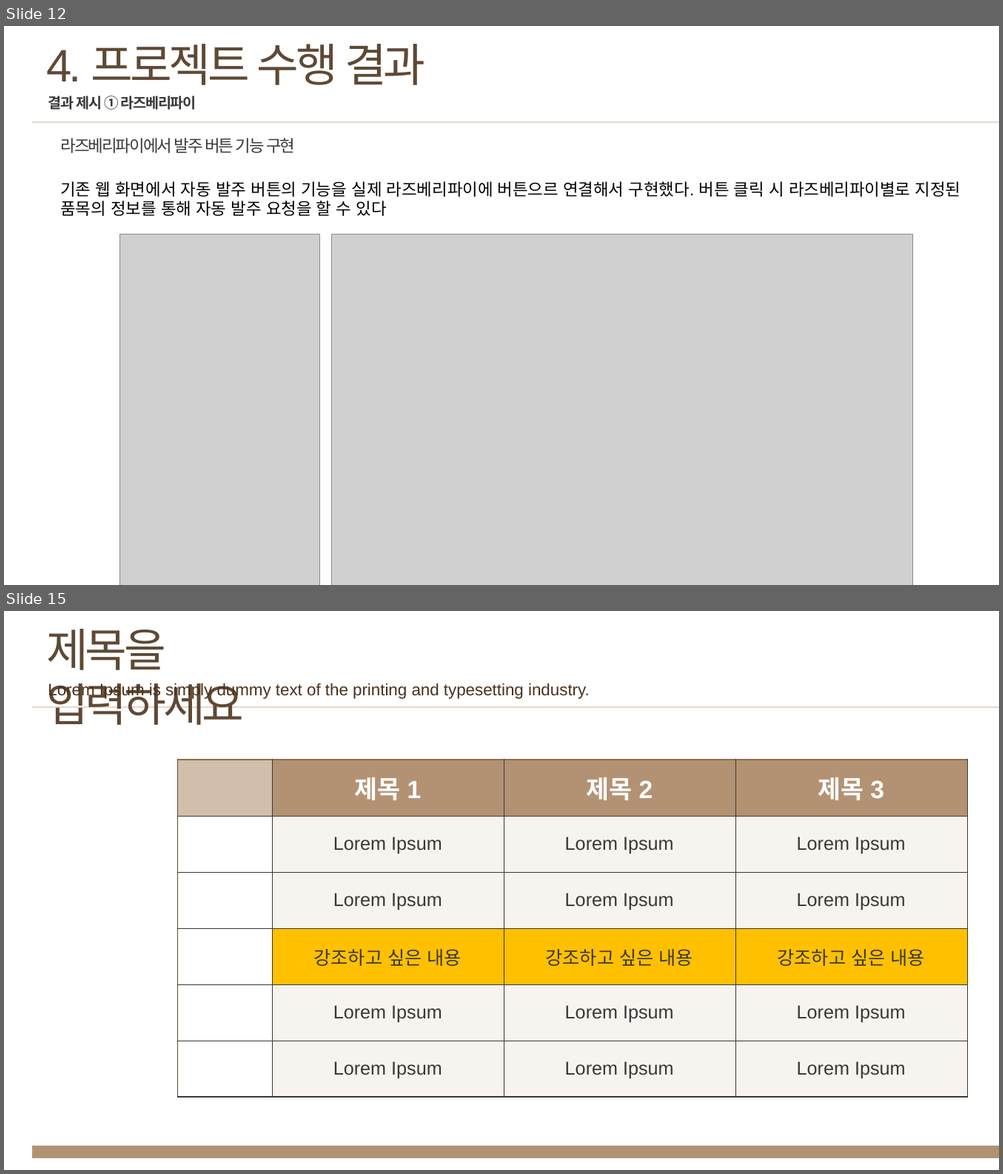
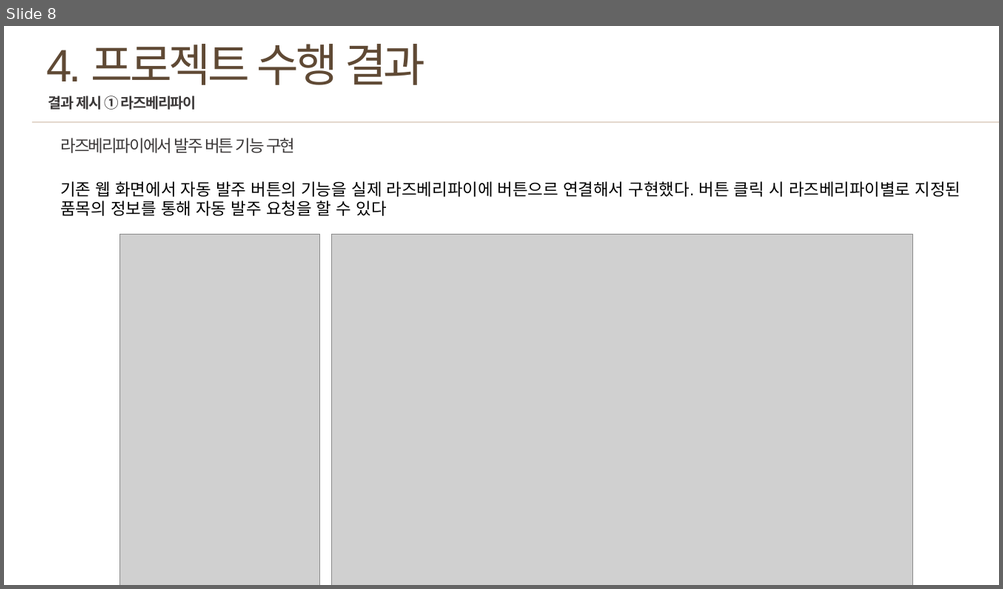
Before and after one commit to Haecms/TEST, a slide deck: 보고서.pptx. Shown one above the other, each under a label of ours: slides 12 and 15 before the commit, slide 8 after it; the slides between them are not shown. The pictures are 1003x1174 and 1003x589 pixels, drawn with LibreOffice and Linux fonts; fonts in the diff are those of the drawing; grey boxes stand for pictures. Boxes give left, top, right and bottom in pixels: in the first picture for what was removed or moved away, otherwise in the second. Text is boxed around its words. In the diff, an @@ line names an element or a change of style, - is before the commit and + after.

```diff
--- a/보고서.pptx
+++ b/보고서.pptx
@@ slide 15 removed at <box>4,611,999,1170</box>, background #FFFFFF @@
@@ text removed at <box>46,629,244,725</box> @@
-제목을 입력하세요
@@ text removed at <box>48,682,589,699</box> @@
-Lorem Ipsum is simply dummy text of the printing and typesetting industry.
@@ line removed from (32, 707) to (999, 707) @@
@@ table removed at <box>177,760,966,1097</box>, 6 rows, 4 columns @@
- | 제목 1 | 제목 2 | 제목 3
- | Lorem Ipsum | Lorem Ipsum | Lorem Ipsum
- | Lorem Ipsum | Lorem Ipsum | Lorem Ipsum
- | 강조하고 싶은 내용 | 강조하고 싶은 내용 | 강조하고 싶은 내용
- | Lorem Ipsum | Lorem Ipsum | Lorem Ipsum
- | Lorem Ipsum | Lorem Ipsum | Lorem Ipsum
@@ rectangle removed at <box>32,1146,999,1159</box> @@
@@ what was slide 12 is now slide 8 @@
```
Also in this commit, not shown: 3 slides changed, 1 slide added, 20 other slides removed, 7 other files.
